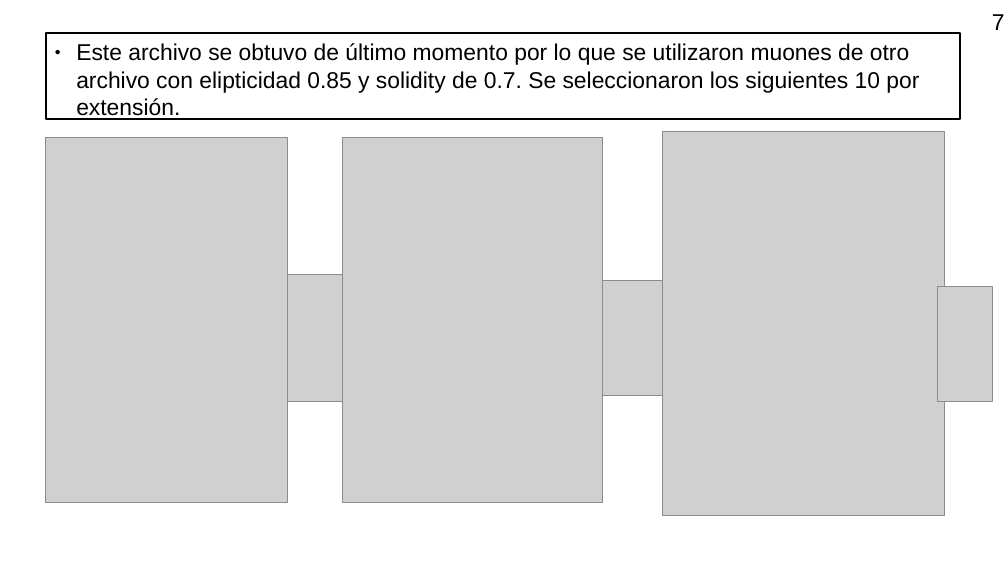
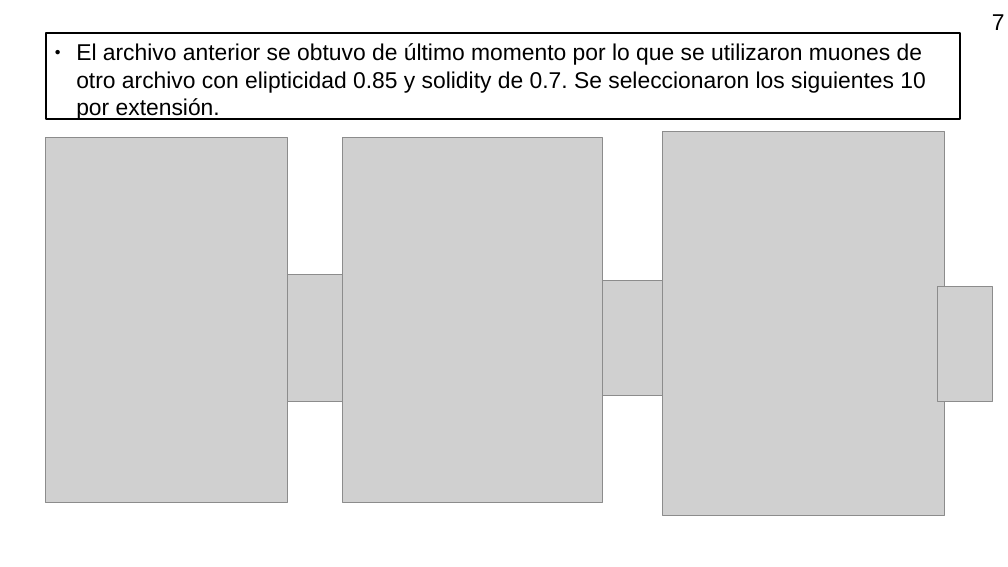
Before and after one commit to mausanram/CodigosICN, a slide deck: slide 7 of Presentaciones/Presentacion_TESIS_16AGO24.odp. Drawn at 1008x567 pixels with LibreOffice and Linux fonts; fonts in the diff are those of the drawing; grey boxes stand for pictures. Boxes give left, top, right and bottom in pixels: in the first picture for what was removed or moved away, otherwise in the second. Text is boxed around its words. In the diff, an @@ line names an element or a change of style, - is before the commit and + after.

```diff
--- a/Presentaciones/Presentacion_TESIS_16AGO24.odp
+++ b/Presentaciones/Presentacion_TESIS_16AGO24.odp
@@ text in rectangle at (76, 43, 925, 120): text changed @@
-● Este archivo se obtuvo de último momento por lo que se utilizaron muones de otro archivo con elipticidad 0.85 y solidity de 0.7. Se seleccionaron los siguientes 10 por extensión.
+● El archivo anterior se obtuvo de último momento por lo que se utilizaron muones de otro archivo con elipticidad 0.85 y solidity de 0.7. Se seleccionaron los siguientes 10 por extensión.
```
Also in this commit, not shown: 8 other slides changed, 33 other files.
